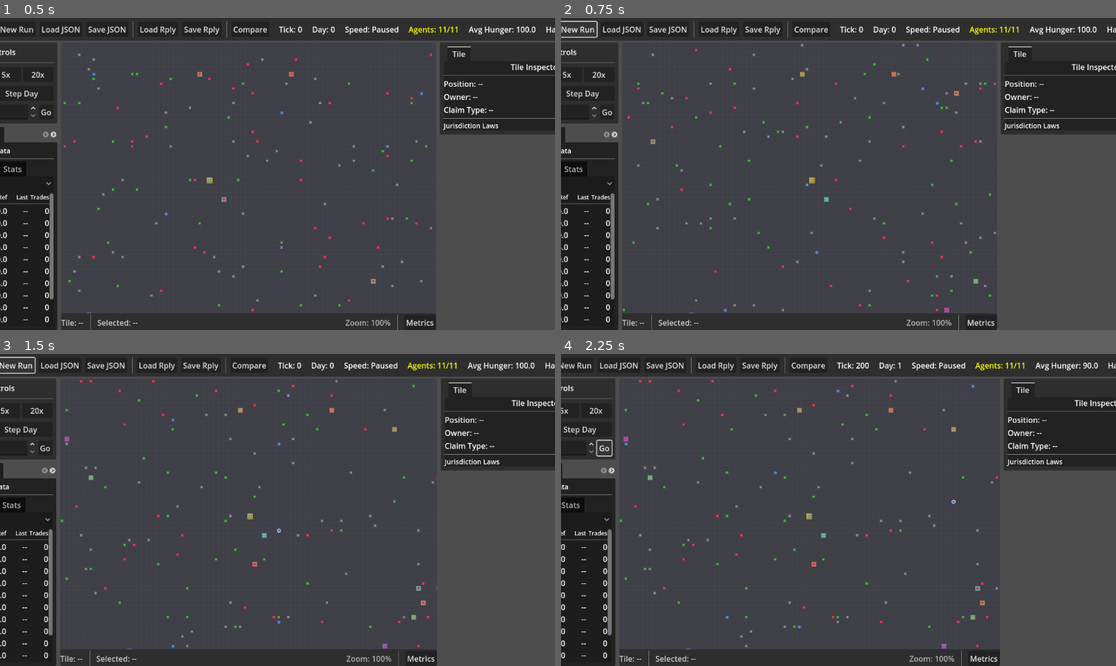
Above: before the commit, frames 1-4 (two rows, left to right).
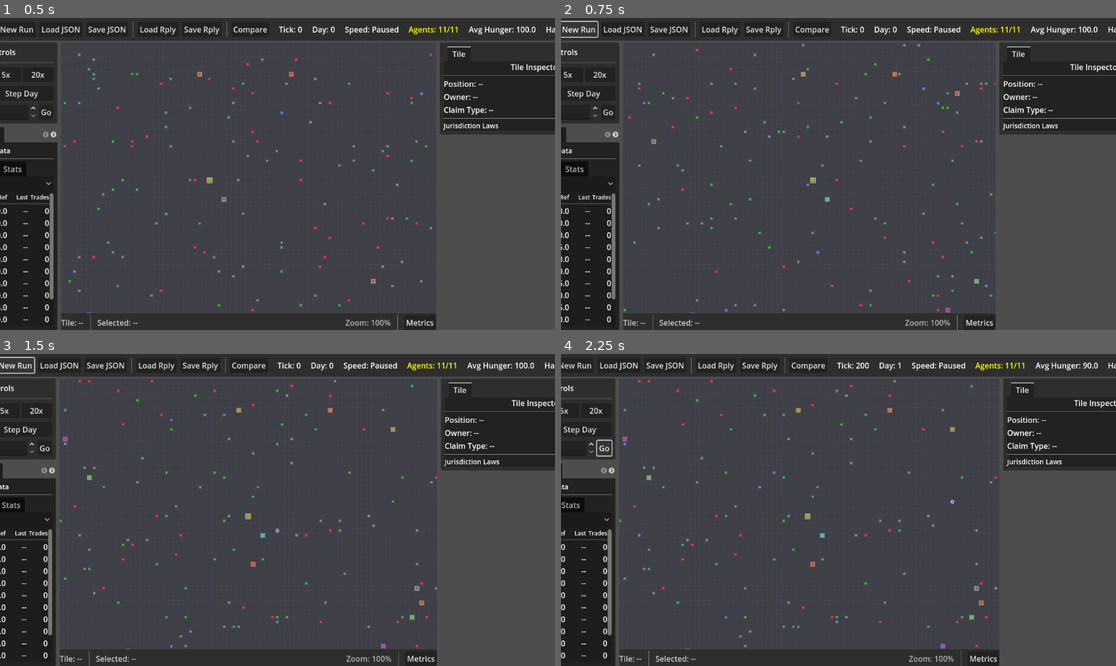
Above: after the commit, the same moments.

Repository: dfrer/societies
Game: Godot game, scene res://viz/visualizer_main.tscn
Two runs of this game, one before a commit and one after it. Both use one fixed random seed, a clock stepped at 60 frames per second and the inputs below.
Inputs:
- Up to frame 1 (0.5 s): no input
- Up to frame 2 (0.75 s): click "New Run" at 0.5 s
- Up to frame 3 (1.5 s): click "New Run" at 1.25 s
- Up to frame 4 (2.25 s): click "Go" at 2 s

Frame 1 is identical in both runs. In frame 2, 3.6% of the frame differs, in the area x 0-100%, y 0-100%; in frame 3, 2.4%; in frame 4, 1.1%.

Commit message:
Add metrics telemetry and debug overlays

Diff:
--- a/sim/actions.gd
+++ b/sim/actions.gd
@@ -889,6 +889,7 @@
 	var removed := structure.remove_item(item, to_withdraw)
 	if removed > 0:
 		agent.add_item(item, removed)
+		state.record_stockpile_withdrawal(item, removed)
 	return true
 
 static func _execute_deposit_stockpile(agent: Agent, action: Dictionary, state: SimState) -> bool:
@@ -912,6 +913,7 @@
 	var final_qty := mini(to_deposit, free_capacity)
 	agent.remove_item(item, final_qty)
 	structure.add_item(item, final_qty)
+	state.record_stockpile_deposit(item, final_qty)
 	return true
 
 static func _execute_build_site(agent: Agent, action: Dictionary, state: SimState, world: World, tuning: Dictionary) -> bool:
@@ -1001,6 +1003,7 @@
 		var final_qty := mini(to_deposit, free_capacity)
 		agent.remove_item(crop_type, final_qty)
 		stockpile.add_item(crop_type, final_qty)
+		state.record_stockpile_deposit(crop_type, final_qty)
 		return true
 	if not agent.is_at(plot_x, plot_y):
 		return false
--- a/sim/market.gd
+++ b/sim/market.gd
@@ -413,6 +413,7 @@
 				if stockpile != null:
 					stockpile.release_reserved_item(item, trade_qty)
 					stockpile.remove_item(item, trade_qty)
+					state.record_stockpile_withdrawal(item, trade_qty)
 		elif seller_agent != null:
 			seller_agent.consume_locked_item(item, trade_qty)
 		buyer.add_item(item, trade_qty)
--- a/sim/metrics.gd
+++ b/sim/metrics.gd
@@ -3,7 +3,7 @@
 extends RefCounted
 
 ## Snapshot schema version - increment when schema changes
-const SCHEMA_VERSION := 2
+const SCHEMA_VERSION := 3
 
 ## Required field names for schema validation
 const REQUIRED_FIELDS := [
@@ -15,6 +15,12 @@
 	"workshop_count", "workshop_ready_count",
 	# Inventory
 	"inventory_totals",
+	# Projects
+	"build_sites_active", "build_sites_collecting", "build_sites_building",
+	"build_sites_resource_completion", "build_sites_build_completion",
+	# Stockpiles
+	"stockpile_deposited_total", "stockpile_withdrawn_total",
+	"stockpile_deposits_by_item", "stockpile_withdrawals_by_item",
 	# Market
 	"market_buy_orders", "market_sell_orders", "market_ref_prices",
 	"market_trade_volumes", "total_trades", "orders_denied_embargo",
@@ -49,6 +55,37 @@
 		for item_name in agent.inventory:
 			var qty: int = agent.inventory[item_name]
 			inventory_totals[item_name] = inventory_totals.get(item_name, 0) + qty
+
+	# Build site telemetry
+	var build_sites_active := 0
+	var build_sites_collecting := 0
+	var build_sites_building := 0
+	var build_sites_resource_required := 0
+	var build_sites_resource_contributed := 0
+	var build_sites_build_required := 0
+	var build_sites_build_progress := 0
+	for project in state.communal_projects.projects:
+		if not project.is_active():
+			continue
+		build_sites_active += 1
+		if project.status == CommunalProject.STATUS_COLLECTING:
+			build_sites_collecting += 1
+			for item in project.required_resources:
+				var required: int = int(project.required_resources[item])
+				var contributed: int = int(project.contributed.get(item, 0))
+				build_sites_resource_required += required
+				build_sites_resource_contributed += contributed
+		elif project.status == CommunalProject.STATUS_BUILDING:
+			build_sites_building += 1
+			var required_ticks := maxi(1, project.build_required)
+			build_sites_build_required += required_ticks
+			build_sites_build_progress += mini(project.build_progress, required_ticks)
+	var build_sites_resource_completion := 0.0
+	if build_sites_resource_required > 0:
+		build_sites_resource_completion = float(build_sites_resource_contributed) / float(build_sites_resource_required)
+	var build_sites_build_completion := 0.0
+	if build_sites_build_required > 0:
+		build_sites_build_completion = float(build_sites_build_progress) / float(build_sites_build_required)
 
 	# Environment stats
 	var avg_pollution := world.get_average_pollution()
@@ -101,6 +138,17 @@
 		"workshop_ready_count": world.get_ready_workshop_count(),
 		# Inventory
 		"inventory_totals": inventory_totals,
+		# Projects
+		"build_sites_active": build_sites_active,
+		"build_sites_collecting": build_sites_collecting,
+		"build_sites_building": build_sites_building,
+		"build_sites_resource_completion": snappedf(build_sites_resource_completion, 0.00000001),
+		"build_sites_build_completion": snappedf(build_sites_build_completion, 0.00000001),
+		# Stockpiles
+		"stockpile_deposited_total": int(state.stockpile_throughput.get("deposited_total", 0)),
+		"stockpile_withdrawn_total": int(state.stockpile_throughput.get("withdrawn_total", 0)),
+		"stockpile_deposits_by_item": state.stockpile_throughput.get("deposited_by_item", {}).duplicate(true),
+		"stockpile_withdrawals_by_item": state.stockpile_throughput.get("withdrawn_by_item", {}).duplicate(true),
 		# Market
 		"market_buy_orders": market.buy_orders.size(),
 		"market_sell_orders": market.sell_orders.size(),
@@ -154,6 +202,15 @@
 		"workshop_count": TYPE_INT,
 		"workshop_ready_count": TYPE_INT,
 		"inventory_totals": TYPE_DICTIONARY,
+		"build_sites_active": TYPE_INT,
+		"build_sites_collecting": TYPE_INT,
+		"build_sites_building": TYPE_INT,
+		"build_sites_resource_completion": TYPE_FLOAT,
+		"build_sites_build_completion": TYPE_FLOAT,
+		"stockpile_deposited_total": TYPE_INT,
+		"stockpile_withdrawn_total": TYPE_INT,
+		"stockpile_deposits_by_item": TYPE_DICTIONARY,
+		"stockpile_withdrawals_by_item": TYPE_DICTIONARY,
 		"market_buy_orders": TYPE_INT,
 		"market_sell_orders": TYPE_INT,
 		"market_ref_prices": TYPE_DICTIONARY,
--- a/sim/sim_state.gd
+++ b/sim/sim_state.gd
@@ -18,6 +18,7 @@
 var taxes_collected: int = 0
 var laws_by_owner: Dictionary = {}  # owner_id -> Laws
 var metrics_history: Array = []  # Array of snapshot dictionaries
+var stockpile_throughput: Dictionary = {}
 var factions: Array = []
 var organizations: Array = []
 var tuning: Dictionary = {}
@@ -53,6 +54,34 @@
 	structures = Structures.new()
 	tuning_config = TuningConfig.new()
 	organizations = []
+	stockpile_throughput = _create_empty_stockpile_throughput()
+
+func _create_empty_stockpile_throughput() -> Dictionary:
+	return {
+		"deposited_total": 0,
+		"withdrawn_total": 0,
+		"deposited_by_item": {},
+		"withdrawn_by_item": {}
+	}
+
+func record_stockpile_deposit(item: String, qty: int) -> void:
+	if qty <= 0:
+		return
+	stockpile_throughput["deposited_total"] = int(stockpile_throughput.get("deposited_total", 0)) + qty
+	var by_item: Dictionary = stockpile_throughput.get("deposited_by_item", {})
+	by_item[item] = int(by_item.get(item, 0)) + qty
+	stockpile_throughput["deposited_by_item"] = by_item
+
+func record_stockpile_withdrawal(item: String, qty: int) -> void:
+	if qty <= 0:
+		return
+	stockpile_throughput["withdrawn_total"] = int(stockpile_throughput.get("withdrawn_total", 0)) + qty
+	var by_item: Dictionary = stockpile_throughput.get("withdrawn_by_item", {})
+	by_item[item] = int(by_item.get(item, 0)) + qty
+	stockpile_throughput["withdrawn_by_item"] = by_item
+
+func reset_stockpile_throughput() -> void:
+	stockpile_throughput = _create_empty_stockpile_throughput()
 
 ## Get laws for a jurisdiction owner
 func get_laws(owner_id: int) -> Laws:
@@ -154,6 +183,7 @@
 		"factions": factions_data,
 		"organizations": organizations_data,
 		"metrics_history": _sanitize_metrics_for_serialization(metrics_history),
+		"stockpile_throughput": _sanitize_stockpile_throughput(stockpile_throughput),
 		"tuning": _sanitize_tuning_for_serialization(tuning),
 		"items": _sanitize_items_for_serialization(items),
 		"recipes": recipes_data,
@@ -235,6 +265,22 @@
 		result[item_name] = sanitized
 	return result
 
+func _sanitize_stockpile_throughput(d: Dictionary) -> Dictionary:
+	var result := _create_empty_stockpile_throughput()
+	if d.is_empty():
+		return result
+	result["deposited_total"] = int(d.get("deposited_total", 0))
+	result["withdrawn_total"] = int(d.get("withdrawn_total", 0))
+	result["deposited_by_item"] = _sanitize_item_totals(d.get("deposited_by_item", {}))
+	result["withdrawn_by_item"] = _sanitize_item_totals(d.get("withdrawn_by_item", {}))
+	return result
+
+func _sanitize_item_totals(d: Dictionary) -> Dictionary:
+	var result := {}
+	for key in d:
+		result[key] = int(d[key])
+	return result
+
 func _sanitize_metrics_for_serialization(history: Array) -> Array:
 	var result := []
 	for entry in history:
@@ -331,6 +377,7 @@
 	state.world_fines_sink = int(d.get("world_fines_sink", 0))
 	state.taxes_collected = int(d.get("taxes_collected", 0))
 	state.metrics_history = state._sanitize_metrics_for_serialization(d.get("metrics_history", []))
+	state.stockpile_throughput = state._sanitize_stockpile_throughput(d.get("stockpile_throughput", {}))
 
 	state.laws_by_owner = {}
 	var laws_data: Dictionary = d.get("laws_by_owner", {})
--- a/sim/systems/metrics_system.gd
+++ b/sim/systems/metrics_system.gd
@@ -8,6 +8,7 @@
     if state.get_tuning_bool("metrics_enabled", true):
         var snapshot := Metrics.create_snapshot(state)
         state.metrics_history.append(snapshot)
+        state.reset_stockpile_throughput()
         # Prune oldest to prevent unbounded growth
         if state.metrics_history.size() > MAX_HISTORY_DAYS:
             state.metrics_history.pop_front()
--- a/viz/controllers/map_view_controller.gd
+++ b/viz/controllers/map_view_controller.gd
@@ -33,12 +33,16 @@
 		return
 
 	var world: RefCounted = _sim_runner.sim.state.world
+	var state: SimState = _sim_runner.sim.state
 	if not _world_data_initialized:
 		var world_data := _build_full_world_data(world)
 		_map_view.update_world_data(world_data)
 		_world_data_initialized = true
 		world.consume_dirty_claim_tiles()
 		world.consume_dirty_pollution_tiles()
+		_map_view.update_projects_data(_build_projects_data(state))
+		_map_view.update_tasks_data(_build_tasks_data(state))
+		_map_view.update_stockpiles_data(_build_stockpiles_data(state))
 		map_data_updated.emit(world_data)
 		return
 
@@ -61,6 +65,9 @@
 	var resource_nodes := _build_resource_nodes_data(world)
 	var workshops := _build_workshops_data(world)
 	_map_view.update_static_world_data(resource_nodes, workshops)
+	_map_view.update_projects_data(_build_projects_data(state))
+	_map_view.update_tasks_data(_build_tasks_data(state))
+	_map_view.update_stockpiles_data(_build_stockpiles_data(state))
 
 
 ## Update agents display
@@ -210,3 +217,103 @@
 			"is_built": workshop.is_built
 		})
 	return workshops
+
+
+func _build_projects_data(state: SimState) -> Array:
+	var projects_data: Array = []
+	for project in state.communal_projects.projects:
+		if not project.is_active():
+			continue
+		var progress_ratio := 0.0
+		if project.status == CommunalProject.STATUS_BUILDING:
+			var required := maxi(1, project.build_required)
+			progress_ratio = float(mini(project.build_progress, required)) / float(required)
+		elif project.status == CommunalProject.STATUS_COLLECTING:
+			var required_total := 0
+			var contributed_total := 0
+			for item in project.required_resources:
+				required_total += int(project.required_resources[item])
+				contributed_total += int(project.contributed.get(item, 0))
+			if required_total > 0:
+				progress_ratio = float(contributed_total) / float(required_total)
+		projects_data.append({
+			"pos_x": project.pos_x,
+			"pos_y": project.pos_y,
+			"status": project.status,
+			"progress_ratio": progress_ratio
+		})
+	return projects_data
+
+
+func _build_tasks_data(state: SimState) -> Array:
+	var tasks_data: Array = []
+	for activity in state.job_board.activities:
+		var status: String = activity.get("status", JobBoard.STATUS_AVAILABLE)
+		if status != JobBoard.STATUS_AVAILABLE and status != JobBoard.STATUS_CLAIMED:
+			continue
+		var activity_type: String = activity.get("type", "")
+		var data: Dictionary = activity.get("data", {})
+		var pos := _get_activity_position(state, activity_type, data)
+		if pos == Vector2i(-1, -1):
+			continue
+		tasks_data.append({
+			"pos_x": pos.x,
+			"pos_y": pos.y,
+			"type": activity_type,
+			"status": status
+		})
+	return tasks_data
+
+
+func _get_activity_position(state: SimState, activity_type: String, data: Dictionary) -> Vector2i:
+	match activity_type:
+		JobBoard.ACTIVITY_GATHER_NODE:
+			var node_id: int = int(data.get("node_id", -1))
+			var node := state.world.get_node_by_id(node_id)
+			if node != null:
+				return Vector2i(node.pos_x, node.pos_y)
+		JobBoard.ACTIVITY_HAUL:
+			var destination_type: String = data.get("destination_type", "stockpile")
+			if destination_type == "project":
+				var project_id: int = int(data.get("destination_id", -1))
+				var project := state.communal_projects.get_project(project_id)
+				if project != null:
+					return Vector2i(project.pos_x, project.pos_y)
+			else:
+				var destination_id: int = int(data.get("destination_id", -1))
+				var destination := state.structures.get_structure(destination_id)
+				if destination != null:
+					return Vector2i(destination.pos_x, destination.pos_y)
+		JobBoard.ACTIVITY_DELIVER_TO_PROJECT, JobBoard.ACTIVITY_BUILD_SITE:
+			var project_id: int = int(data.get("project_id", -1))
+			var project := state.communal_projects.get_project(project_id)
+			if project != null:
+				return Vector2i(project.pos_x, project.pos_y)
+		JobBoard.ACTIVITY_CRAFT_AT_STATION:
+			var station_id: int = int(data.get("station_id", -1))
+			var workshop := state.world.get_workshop_by_id(station_id)
+			if workshop != null:
+				return Vector2i(workshop.pos_x, workshop.pos_y)
+		JobBoard.ACTIVITY_FARM_TASK:
+			var plot_id: int = int(data.get("plot_id", -1))
+			if plot_id >= 0:
+				var x := plot_id % state.world.width
+				var y := plot_id / state.world.width
+				return Vector2i(x, y)
+	return Vector2i(-1, -1)
+
+
+func _build_stockpiles_data(state: SimState) -> Array:
+	var stockpiles_data: Array = []
+	for structure in state.structures.structures:
+		if structure.structure_type != StructureState.TYPE_STOCKPILE:
+			continue
+		var reserved_total := 0
+		for item in structure.reserved_items:
+			reserved_total += int(structure.reserved_items[item])
+		stockpiles_data.append({
+			"pos_x": structure.pos_x,
+			"pos_y": structure.pos_y,
+			"reserved_total": reserved_total
+		})
+	return stockpiles_data
--- a/viz/map/map_view.gd
+++ b/viz/map/map_view.gd
@@ -25,6 +25,10 @@
 @export var color_market: Color = Color(0.9, 0.7, 0.1)
 @export var color_market_blocked: Color = Color(0.9, 0.2, 0.2)
 @export var color_faction_border: Color = Color(1.0, 1.0, 1.0, 0.6)
+@export var color_project_collecting: Color = Color(0.95, 0.6, 0.2, 0.7)
+@export var color_project_building: Color = Color(0.2, 0.8, 0.4, 0.7)
+@export var color_task_default: Color = Color(0.6, 0.8, 0.9, 0.85)
+@export var color_stockpile_reserved: Color = Color(0.9, 0.2, 0.2, 0.7)
 
 ## World dimensions
 var world_width: int = 96
@@ -64,10 +68,16 @@
 var _claims: Dictionary = {}
 var _pollution_data: Dictionary = {}
 var _avg_pollution: float = 0.0
+var _projects_data: Array = []
+var _tasks_data: Array = []
+var _stockpiles_data: Array = []
 var _claims_texture: ImageTexture = null
 var _pollution_texture: ImageTexture = null
 var _claims_dirty: bool = true
 var _pollution_dirty: bool = true
+var _last_projects_hash: int = 0
+var _last_tasks_hash: int = 0
+var _last_stockpiles_hash: int = 0
 
 ## Selected agent target position for line drawing (-1,-1 means no target)
 var _agent_target_pos: Vector2i = Vector2i(-1, -1)
@@ -185,6 +195,33 @@
 
 	_agents_data = agents
 	_last_agents_hash = new_hash
+	queue_redraw()
+
+
+func update_projects_data(projects: Array) -> void:
+	var new_hash = projects.hash()
+	if new_hash == _last_projects_hash:
+		return
+	_projects_data = projects
+	_last_projects_hash = new_hash
+	queue_redraw()
+
+
+func update_tasks_data(tasks: Array) -> void:
+	var new_hash = tasks.hash()
+	if new_hash == _last_tasks_hash:
+		return
+	_tasks_data = tasks
+	_last_tasks_hash = new_hash
+	queue_redraw()
+
+
+func update_stockpiles_data(stockpiles: Array) -> void:
+	var new_hash = stockpiles.hash()
+	if new_hash == _last_stockpiles_hash:
+		return
+	_stockpiles_data = stockpiles
+	_last_stockpiles_hash = new_hash
 	queue_redraw()
 
 
@@ -245,6 +282,18 @@
 	# Draw market
 	if overlay_settings.show_market:
 		_draw_market(start_tile, end_tile, effective_tile_size)
+
+	# Draw projects
+	if overlay_settings.show_projects:
+		_draw_projects(start_tile, end_tile, effective_tile_size)
+
+	# Draw tasks
+	if overlay_settings.show_tasks:
+		_draw_tasks(start_tile, end_tile, effective_tile_size)
+
+	# Draw stockpile reservation overlay
+	if overlay_settings.show_stockpile_reservations:
+		_draw_stockpile_reservations(start_tile, end_tile, effective_tile_size)
 
 	# Draw faction borders
 	if overlay_settings.show_faction_borders:
@@ -457,6 +506,80 @@
 	draw_rect(inner_rect, outline_color, false, 1.0 * zoom_level)
 
 
+func _draw_projects(start_tile: Vector2i, end_tile: Vector2i, effective_tile_size: float) -> void:
+	for project in _projects_data:
+		var px: int = project.get("pos_x", 0)
+		var py: int = project.get("pos_y", 0)
+		if px < start_tile.x or px > end_tile.x or py < start_tile.y or py > end_tile.y:
+			continue
+
+		var progress: float = float(project.get("progress_ratio", 0.0))
+		var status: String = project.get("status", "")
+		var base_color := color_project_collecting if status == CommunalProject.STATUS_COLLECTING else color_project_building
+		var alpha: float = clampf(0.2 + progress * 0.7, 0.2, 0.9)
+		var display_color := base_color
+		display_color.a = alpha
+		var tile_pos := tile_to_screen(Vector2i(px, py))
+		var inset: float = effective_tile_size * 0.1
+		var rect := Rect2(
+			tile_pos + Vector2(inset, inset),
+			Vector2(effective_tile_size - inset * 2, effective_tile_size - inset * 2)
+		)
+		draw_rect(rect, display_color)
+
+
+func _draw_tasks(start_tile: Vector2i, end_tile: Vector2i, effective_tile_size: float) -> void:
+	var radius: float = maxf(2.0, effective_tile_size * 0.15)
+	for task in _tasks_data:
+		var tx: int = task.get("pos_x", 0)
+		var ty: int = task.get("pos_y", 0)
+		if tx < start_tile.x or tx > end_tile.x or ty < start_tile.y or ty > end_tile.y:
+			continue
+		var status: String = task.get("status", "")
+		var task_type: String = task.get("type", "")
+		var base_color := _get_task_color(task_type)
+		var display_color := base_color.lightened(0.2) if status == JobBoard.STATUS_CLAIMED else base_color
+		var tile_pos := tile_to_screen(Vector2i(tx, ty))
+		var center := tile_pos + Vector2(effective_tile_size / 2, effective_tile_size / 2)
+		draw_circle(center, radius, display_color)
+
+
+func _draw_stockpile_reservations(start_tile: Vector2i, end_tile: Vector2i, effective_tile_size: float) -> void:
+	for stockpile in _stockpiles_data:
+		var sx: int = stockpile.get("pos_x", 0)
+		var sy: int = stockpile.get("pos_y", 0)
+		if sx < start_tile.x or sx > end_tile.x or sy < start_tile.y or sy > end_tile.y:
+			continue
+		var reserved_total: int = stockpile.get("reserved_total", 0)
+		if reserved_total <= 0:
+			continue
+		var tile_pos := tile_to_screen(Vector2i(sx, sy))
+		var inset: float = effective_tile_size * 0.05
+		var rect := Rect2(
+			tile_pos + Vector2(inset, inset),
+			Vector2(effective_tile_size - inset * 2, effective_tile_size - inset * 2)
+		)
+		draw_rect(rect, color_stockpile_reserved, false, 2.0 * zoom_level)
+
+
+func _get_task_color(task_type: String) -> Color:
+	match task_type:
+		JobBoard.ACTIVITY_GATHER_NODE:
+			return Color(0.7, 0.4, 0.9, 0.85)
+		JobBoard.ACTIVITY_HAUL:
+			return Color(0.3, 0.7, 0.9, 0.85)
+		JobBoard.ACTIVITY_DELIVER_TO_PROJECT:
+			return Color(0.9, 0.6, 0.2, 0.85)
+		JobBoard.ACTIVITY_BUILD_SITE:
+			return Color(0.2, 0.8, 0.4, 0.85)
+		JobBoard.ACTIVITY_CRAFT_AT_STATION:
+			return Color(0.2, 0.8, 0.8, 0.85)
+		JobBoard.ACTIVITY_FARM_TASK:
+			return Color(0.4, 0.9, 0.4, 0.85)
+		_:
+			return color_task_default
+
+
 func _draw_faction_borders(start_tile: Vector2i, end_tile: Vector2i, effective_tile_size: float) -> void:
 	# Draw borders around faction-owned tiles
 	var border_width: float = maxf(1.0, 2.0 * zoom_level)
--- a/viz/map/overlay_settings.gd
+++ b/viz/map/overlay_settings.gd
@@ -13,6 +13,9 @@
 var show_market: bool = true
 var show_agents: bool = true
 var show_grid: bool = true
+var show_projects: bool = false
+var show_tasks: bool = false
+var show_stockpile_reservations: bool = false
 
 ## Resource display mode
 enum ResourceDisplayMode { DOTS, LETTERS, SCALED_DOTS }
@@ -96,6 +99,24 @@
 		settings_changed.emit()
 
 
+func set_show_projects(value: bool) -> void:
+	if show_projects != value:
+		show_projects = value
+		settings_changed.emit()
+
+
+func set_show_tasks(value: bool) -> void:
+	if show_tasks != value:
+		show_tasks = value
+		settings_changed.emit()
+
+
+func set_show_stockpile_reservations(value: bool) -> void:
+	if show_stockpile_reservations != value:
+		show_stockpile_reservations = value
+		settings_changed.emit()
+
+
 func set_resource_display_mode(mode: int) -> void:
 	if resource_display_mode != mode:
 		resource_display_mode = mode
--- a/viz/map/overlay_toolbar.gd
+++ b/viz/map/overlay_toolbar.gd
@@ -12,6 +12,9 @@
 @onready var market_check: CheckBox = $MarginContainer/VBoxContainer/MarketCheck
 @onready var agents_check: CheckBox = $MarginContainer/VBoxContainer/AgentsCheck
 @onready var grid_check: CheckBox = $MarginContainer/VBoxContainer/GridCheck
+@onready var projects_check: CheckBox = $MarginContainer/VBoxContainer/ProjectsCheck
+@onready var tasks_check: CheckBox = $MarginContainer/VBoxContainer/TasksCheck
+@onready var stockpile_reservations_check: CheckBox = $MarginContainer/VBoxContainer/StockpileReservationsCheck
 @onready var resource_mode_option: OptionButton = $MarginContainer/VBoxContainer/ResourceModeOption
 
 ## The overlay settings object to sync with
@@ -27,6 +30,9 @@
 	market_check.toggled.connect(_on_market_toggled)
 	agents_check.toggled.connect(_on_agents_toggled)
 	grid_check.toggled.connect(_on_grid_toggled)
+	projects_check.toggled.connect(_on_projects_toggled)
+	tasks_check.toggled.connect(_on_tasks_toggled)
+	stockpile_reservations_check.toggled.connect(_on_stockpile_reservations_toggled)
 	resource_mode_option.item_selected.connect(_on_resource_mode_selected)
 
 	# Setup resource mode dropdown
@@ -53,6 +59,9 @@
 	market_check.set_pressed_no_signal(settings.show_market)
 	agents_check.set_pressed_no_signal(settings.show_agents)
 	grid_check.set_pressed_no_signal(settings.show_grid)
+	projects_check.set_pressed_no_signal(settings.show_projects)
+	tasks_check.set_pressed_no_signal(settings.show_tasks)
+	stockpile_reservations_check.set_pressed_no_signal(settings.show_stockpile_reservations)
 
 	# Sync resource mode
 	for i in range(resource_mode_option.item_count):
@@ -103,6 +112,24 @@
 	overlay_changed.emit()
 
 
+func _on_projects_toggled(pressed: bool) -> void:
+	if settings:
+		settings.set_show_projects(pressed)
+	overlay_changed.emit()
+
+
+func _on_tasks_toggled(pressed: bool) -> void:
+	if settings:
+		settings.set_show_tasks(pressed)
+	overlay_changed.emit()
+
+
+func _on_stockpile_reservations_toggled(pressed: bool) -> void:
+	if settings:
+		settings.set_show_stockpile_reservations(pressed)
+	overlay_changed.emit()
+
+
 func _on_resource_mode_selected(index: int) -> void:
 	if settings:
 		var mode: int = resource_mode_option.get_item_id(index)
--- a/viz/map/overlay_toolbar.tscn
+++ b/viz/map/overlay_toolbar.tscn
@@ -61,3 +61,15 @@
 layout_mode = 2
 button_pressed = true
 text = "Grid Lines"
+
+[node name="ProjectsCheck" type="CheckBox" parent="MarginContainer/VBoxContainer"]
+layout_mode = 2
+text = "Projects"
+
+[node name="TasksCheck" type="CheckBox" parent="MarginContainer/VBoxContainer"]
+layout_mode = 2
+text = "Tasks"
+
+[node name="StockpileReservationsCheck" type="CheckBox" parent="MarginContainer/VBoxContainer"]
+layout_mode = 2
+text = "Stockpile Reservations"
Not shown, changed: docs/metrics_schema.md
Not shown, changed: todo.md
